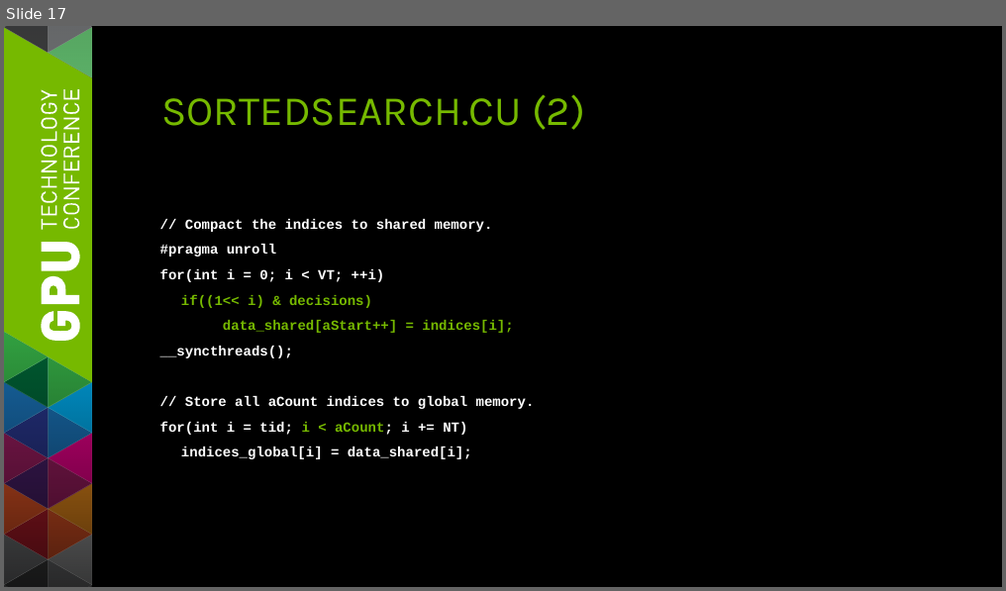
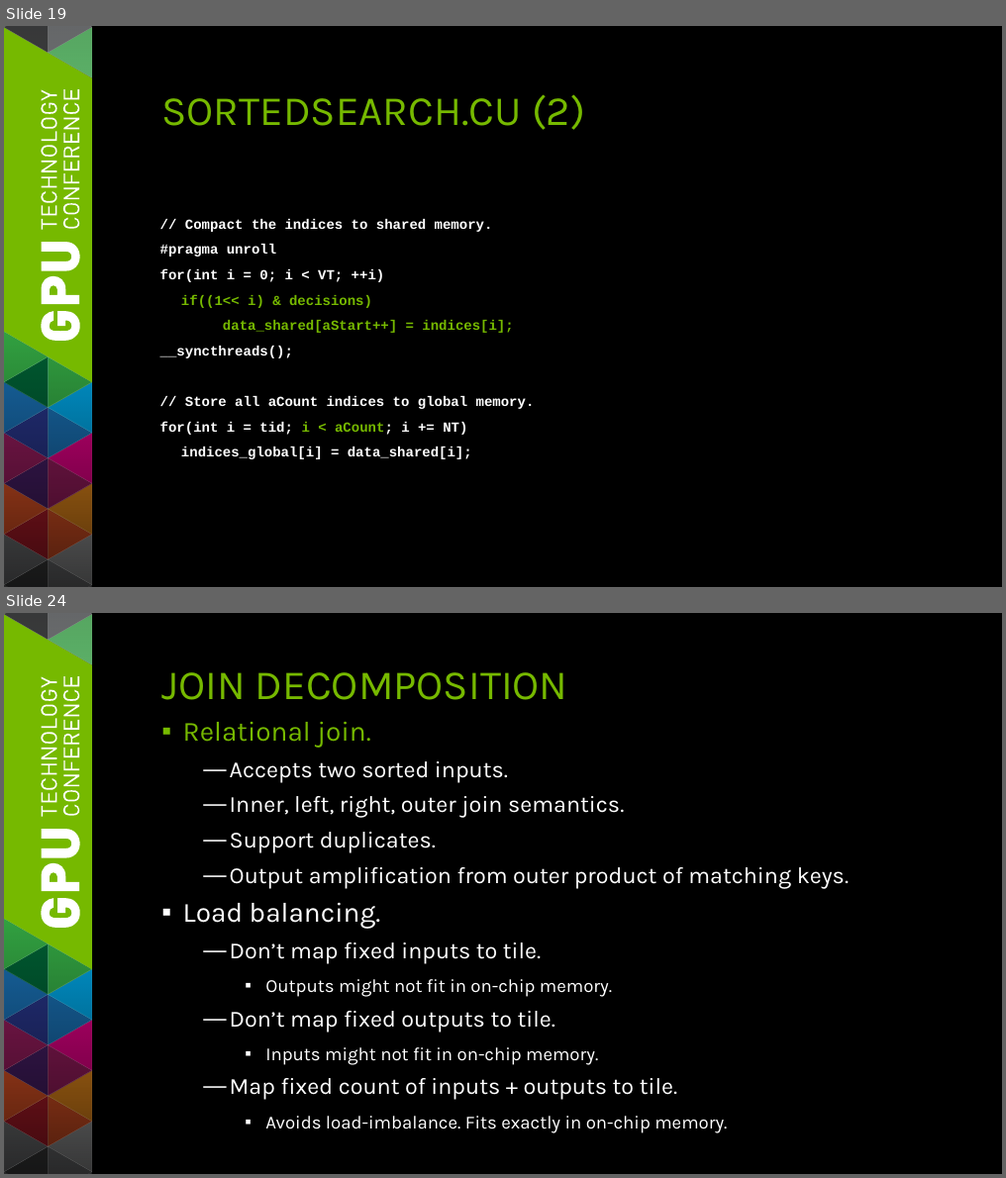
Before and after one commit to seanbaxter/gtc_2014, a slide deck: gtc_2014_sean_baxter.pptx. Shown one above the other, each under a label of ours: slide 17 before the commit, slides 19 and 24 after it; the slides between them are not shown. The pictures are 1006x591 and 1006x1178 pixels, drawn with LibreOffice and Linux fonts; fonts in the diff are those of the drawing. Boxes give left, top, right and bottom in pixels: in the first picture for what was removed or moved away, otherwise in the second. Text is boxed around its words. In the diff, an @@ line names an element or a change of style, - is before the commit and + after.

```diff
--- a/gtc_2014_sean_baxter.pptx
+++ b/gtc_2014_sean_baxter.pptx
@@ slide 24 added at <box>4,613,1002,1174</box>, background #000000; not listed: 101 template elements that a slide beside it also shows @@
@@ title added at <box>161,672,568,700</box>, 36 pt, text #76B900 @@
+JOIN DECOMPOSITION
@@ text added at <box>183,722,848,1134</box>, 20 pt, text #FFFFFF @@
+▪ Relational join.
+  — Accepts two sorted inputs.
+  — Inner, left, right, outer join semantics.
+  — Support duplicates.
+  — Output amplification from outer product of matching keys.
+▪ Load balancing.
+  — Don’t map fixed inputs to tile.
+    ▪ Outputs might not fit in on-chip memory.
+  — Don’t map fixed outputs to tile.
+    ▪ Inputs might not fit in on-chip memory.
+  — Map fixed count of inputs + outputs to tile.
+    ▪ Avoids load-imbalance. Fits exactly in on-chip memory.
@@ what was slide 17 is now slide 19 @@
```
Also in this commit, not shown: 8 slides changed, 10 other slides added, 1 slide removed, 1 other file.
